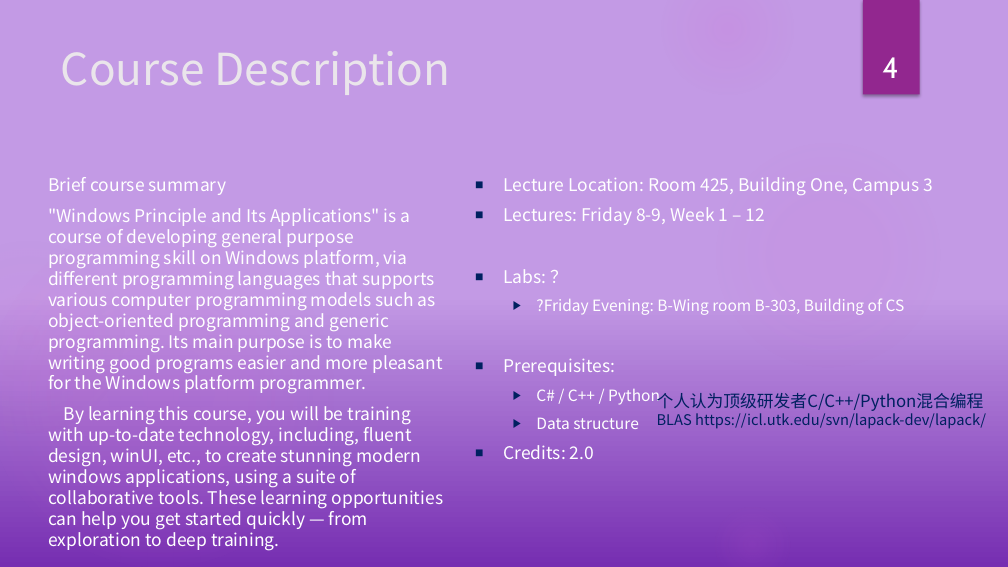
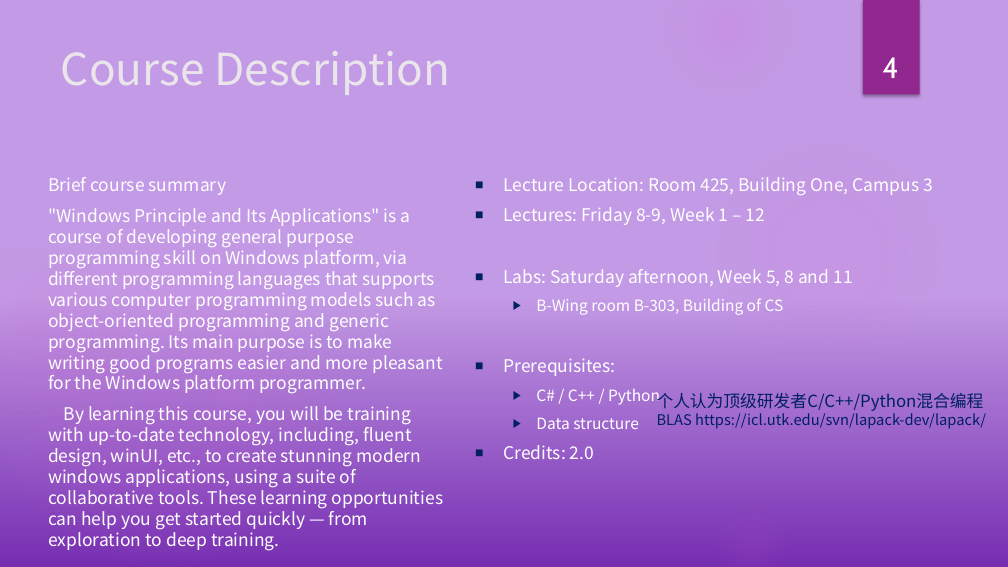
Before and after one commit to principleWindows/win-principle-2022, a slide deck: slide 4 of slides/instruction/introduction.pptx. Drawn at 1008x567 pixels with LibreOffice and Linux fonts; fonts in the diff are those of the drawing. Boxes give left, top, right and bottom in pixels: in the first picture for what was removed or moved away, otherwise in the second. Text is boxed around its words. In the diff, an @@ line names an element or a change of style, - is before the commit and + after.

```diff
--- a/slides/instruction/introduction.pptx
+++ b/slides/instruction/introduction.pptx
@@ text at [503,269,852,315]: text changed; size 14.8 to 16.6 pt @@
-■ Labs: ？
-  ▶ ?Friday Evening: B-Wing room B-303, Building of CS
+■ Labs: Saturday afternoon, Week 5, 8 and 11
+  ▶ B-Wing room B-303, Building of CS
```
Also in this commit, not shown: 1 other slide changed, 1 slide removed.
